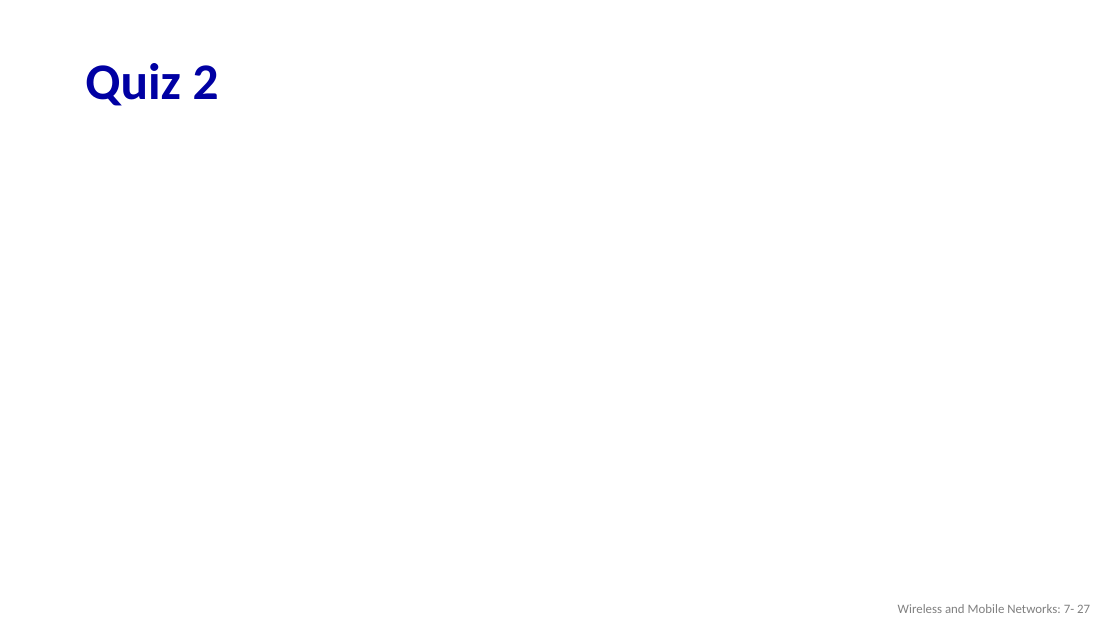
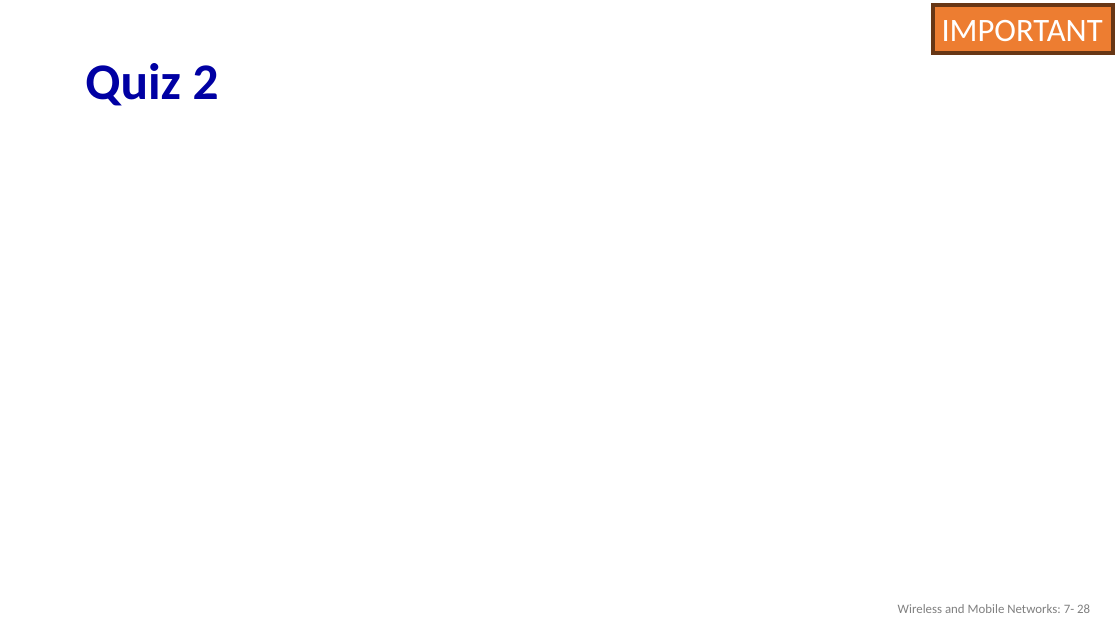
Before and after one commit to guhofstra/CSC175, a slide deck: slide 28 of PPTs/7.1 Wireless.pptx (slide 27 before the commit). Drawn at 1120x630 pixels with LibreOffice and Linux fonts; fonts in the diff are those of the drawing; grey boxes stand for pictures. Boxes give left, top, right and bottom in pixels: in the first picture for what was removed or moved away, otherwise in the second. Text is boxed around its words. In the diff, an @@ line names an element or a change of style, - is before the commit and + after.

```diff
--- a/PPTs/7.1 Wireless.pptx
+++ b/PPTs/7.1 Wireless.pptx
@@ rectangle added at (933, 5, 1113, 53), fill #ED7D31, outline #683715 3 pt, 28 pt, text #FFFFFF @@
+IMPORTANT
@@ text at (898, 604, 1090, 613): text changed @@
-Wireless and Mobile Networks: 7- 27
+Wireless and Mobile Networks: 7- 28
```
Also in this commit, not shown: 23 other slides changed, 1 slide added, 1 other file.
